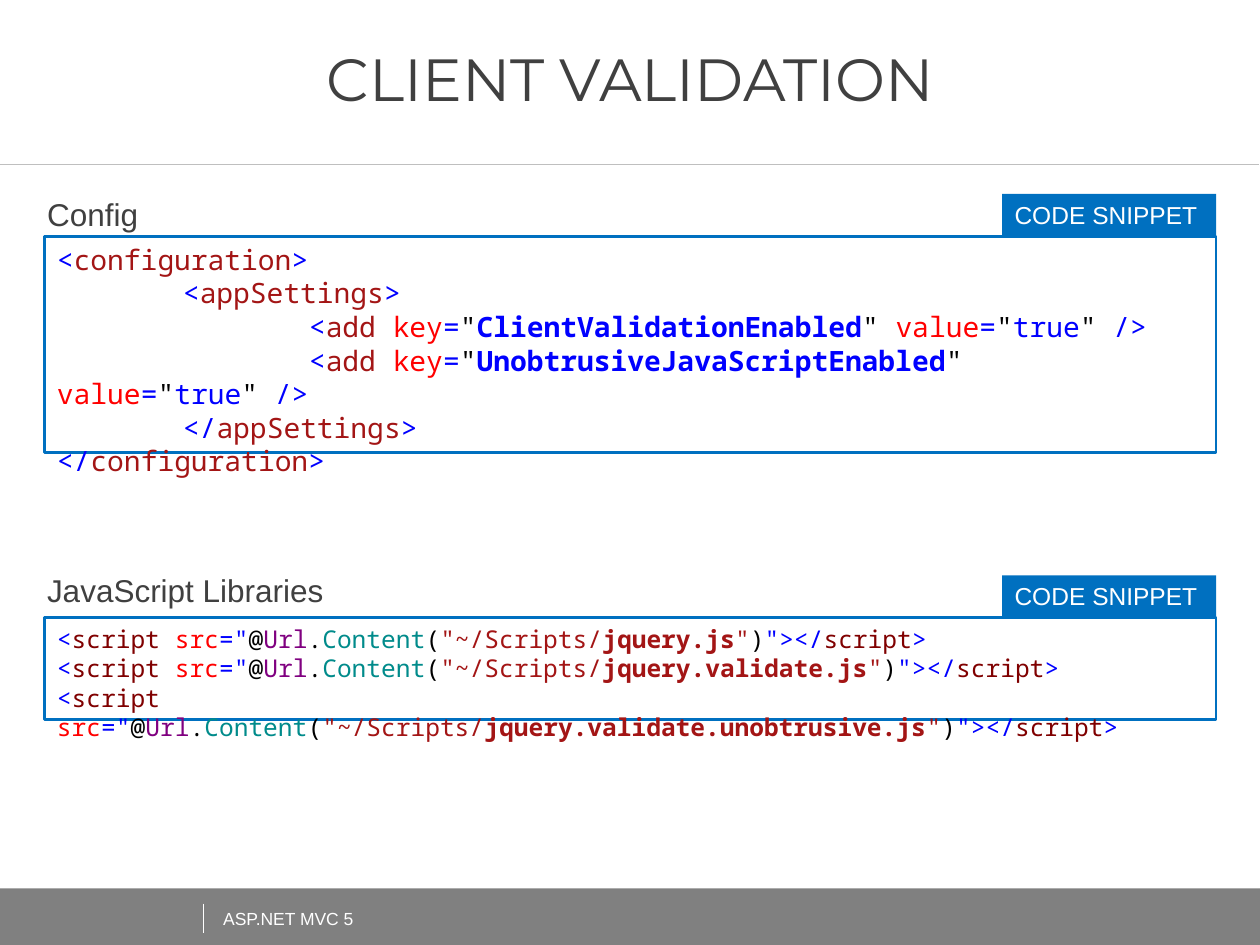
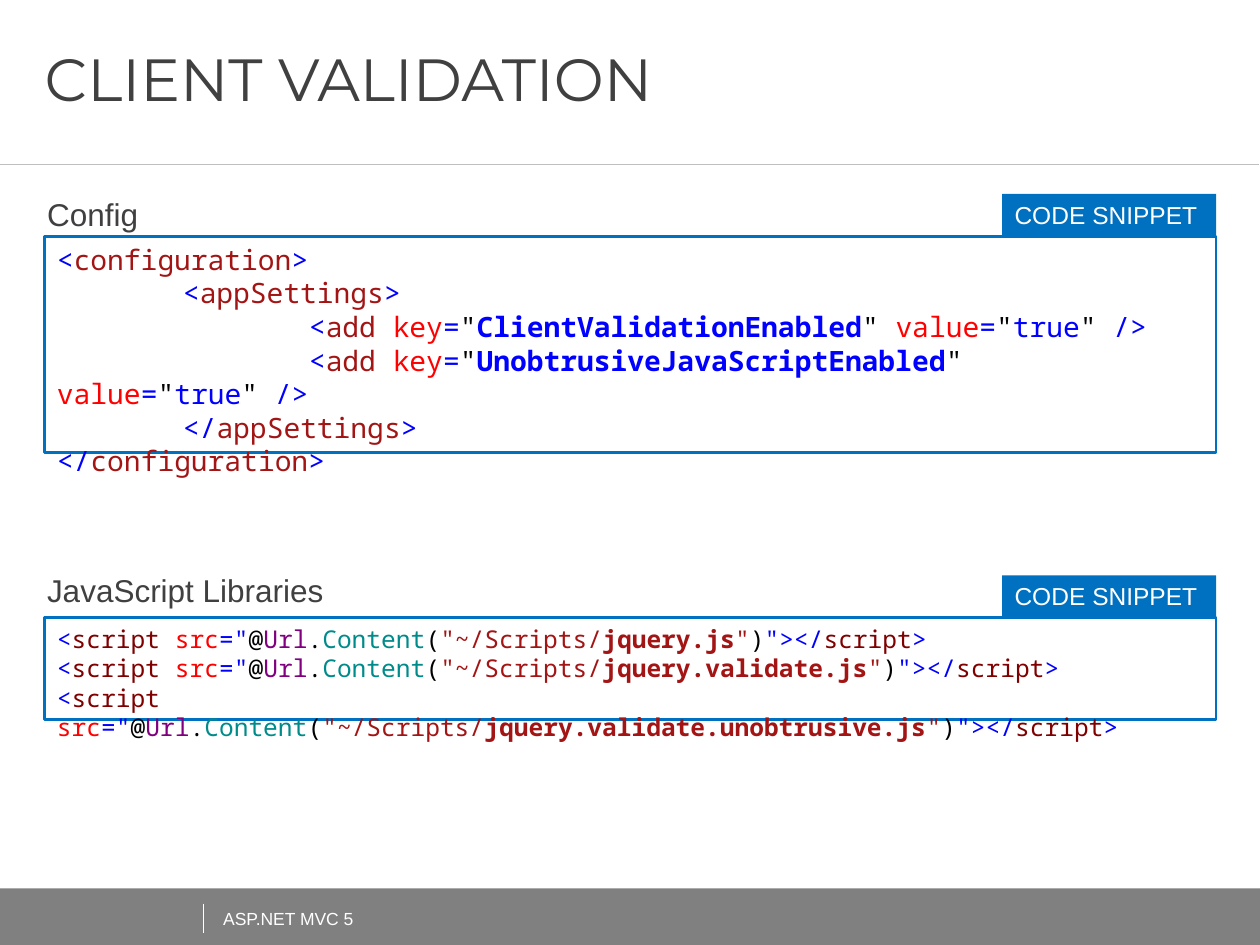
Before and after one commit to AndreiShenets/ASP.NET-Lectures, a slide deck: slide 70 of ASP.NET - iTechArt 2018.pptx (slide 65 before the commit). Drawn at 1260x945 pixels with LibreOffice and Linux fonts; fonts in the diff are those of the drawing; background and template pictures are left out. Boxes give left, top, right and bottom in pixels: in the first picture for what was removed or moved away, otherwise in the second. Text is boxed around its words. In the diff, an @@ line names an element or a change of style, - is before the commit and + after.

```diff
--- a/ASP.NET - iTechArt 2018.pptx
+++ b/ASP.NET - iTechArt 2018.pptx
@@ title "CLIENT VALIDATION" at (x1=45, y1=59, x2=652, y2=102): alignment centre to left @@
```
Also in this commit, not shown: 4 other slides changed, 22 slides added, 1 slide removed, 1 other file.
